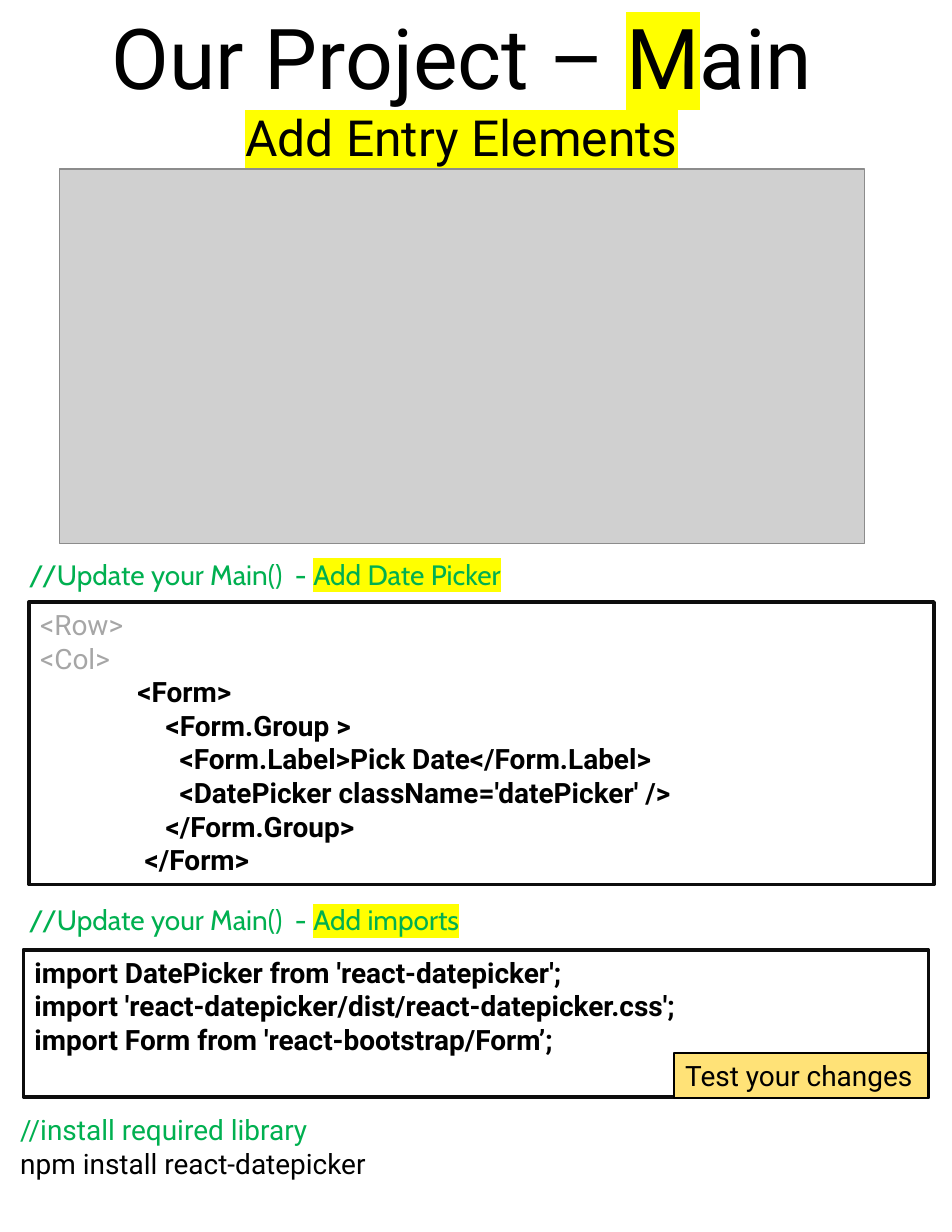
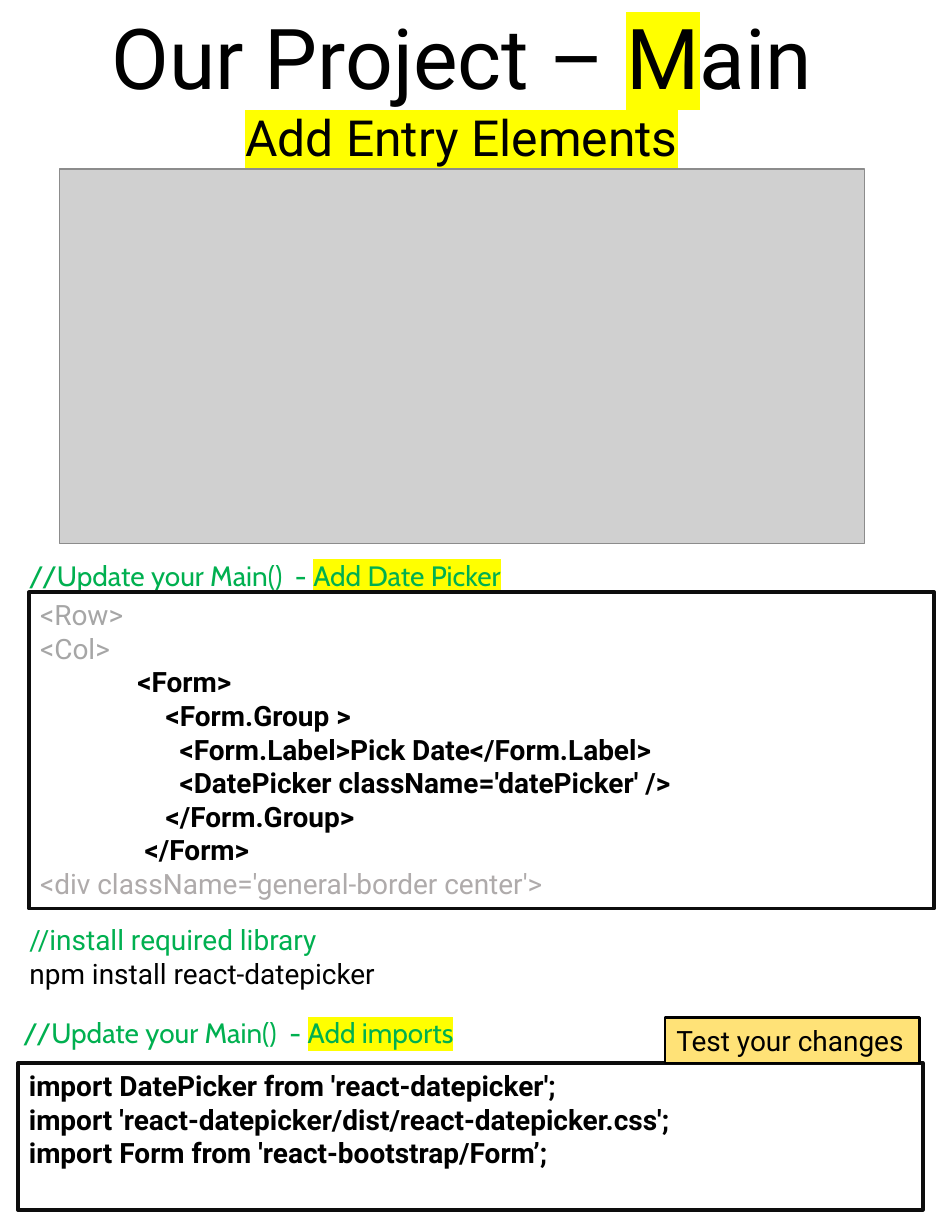
Before and after one commit to scorpion0511/mytracker, a slide deck: slide 36 of doc/React.pptx. Drawn at 952x1232 pixels with LibreOffice and Linux fonts; fonts in the diff are those of the drawing; grey boxes stand for pictures. Boxes give left, top, right and bottom in pixels: in the first picture for what was removed or moved away, otherwise in the second. Text is boxed around its words. In the diff, an @@ line names an element or a change of style, - is before the commit and + after.

```diff
--- a/doc/React.pptx
+++ b/doc/React.pptx
@@ rectangle "<Row>": place and size @@
-rectangle "<Row>" at box(29, 601, 934, 884)
+rectangle "<Row>" at box(29, 592, 934, 909)
@@ text in rectangle at box(40, 873, 542, 900): paragraph added @@
+<div className='general-border center'>
@@ text "//install required library": place and size @@
-text "//install required library" at box(20, 1119, 365, 1180)
+text "//install required library" at box(29, 929, 375, 990)
@@ text "//Update your Main() - Add ...": place and size @@
-text "//Update your Main() - Add ..." at box(29, 907, 460, 937)
+text "//Update your Main() - Add ..." at box(23, 1020, 454, 1050)
@@ rectangle "Test your changes": place and size @@
-rectangle "Test your changes" at box(674, 1053, 928, 1098)
+rectangle "Test your changes" at box(665, 1018, 920, 1063)
@@ rectangle "import DatePicker from 'react-datepicker';": place and size @@
-rectangle "import DatePicker from 'react-datepicker';" at box(24, 950, 928, 1096)
+rectangle "import DatePicker from 'react-datepicker';" at box(18, 1063, 923, 1210)
```
Also in this commit, not shown: 6 other slides changed, 1 slide added, 1 slide removed, 1 other file.
